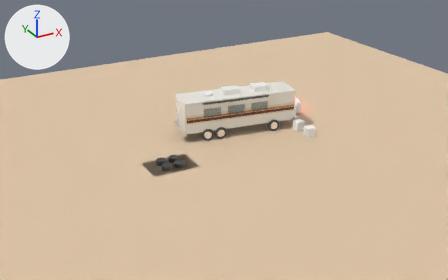
An edit to the Blender file assets/landmarks/desert_rv_cook_site.blend, drawn before and after from the same camera.
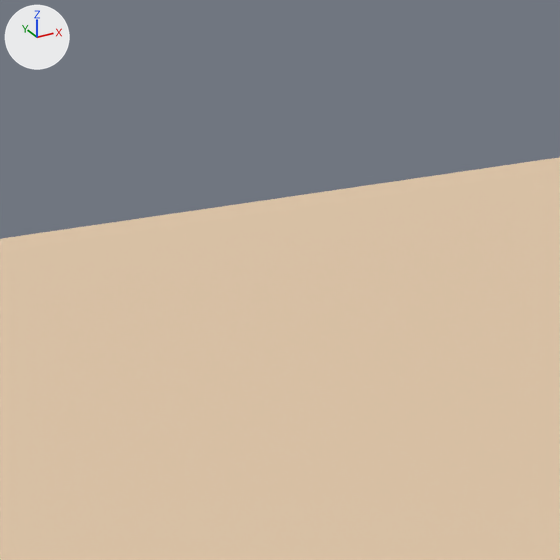
The first picture shows the older version from a camera (50 mm lens) standing at (-23.7, -41.0, 19.8) and looking at (-1.1, 0.0, -0.7). The close-ups show the older and then the newer version on the part from 0% to 29% of the width and 8% to 55% of the height of that picture. Only the edits that show in the close-ups are written down. The axes (+X, +Y, +Z) are drawn at upper left. The lights are the same throughout.

Names of what the first close-up shows: 'Desert_RV_CookSite_mesa_base'.
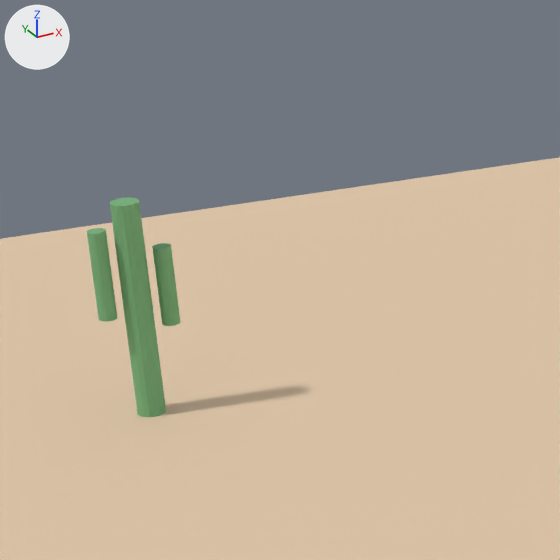
Boxes [x1, y1, x2, y2] around the edits, measured in the close-ups (560 x 560 px):
'Desert_RV_CookSite_cactus_trunk_-14.0_10.0', added (green)
    after: [110, 197, 166, 417]
'Desert_RV_CookSite_carm2_-14.0_10.0', added (green)
    after: [87, 228, 117, 322]
'Desert_RV_CookSite_carm1_-14.0_10.0', added (green)
    after: [152, 243, 180, 326]

Patch to the scene script:
```diff
--- a/assets/landmarks/desert_rv_cook_site.blend.py
+++ b/assets/landmarks/desert_rv_cook_site.blend.py
@@ mat_mat_cactus_green @@
+mat_mat_cactus_green = principled_material('Mat_Cactus_Green')
+mat_mat_cactus_green.base_color = (0.18, 0.44, 0.2)  # green #76b17c
+mat_mat_cactus_green.roughness = 0.8
@@ me_desert_rv_cooksite_carm2__14_0_10_0 @@
+me_desert_rv_cooksite_carm2__14_0_10_0.from_pydata(...)  # a 16-sided cylinder along z spanning x -0.18..0.18, y -0.18..0.18, z -0.9..0.9
+me_desert_rv_cooksite_carm2__14_0_10_0.materials.append(mat_mat_cactus_green)  # green #76b17c
@@ me_desert_rv_cooksite_carm1__14_0_10_0 @@
+me_desert_rv_cooksite_carm1__14_0_10_0.from_pydata(...)  # a 16-sided cylinder along z spanning x -0.18..0.18, y -0.18..0.18, z -0.8..0.8
+me_desert_rv_cooksite_carm1__14_0_10_0.materials.append(mat_mat_cactus_green)  # green #76b17c
@@ me_desert_rv_cooksite_cactus_trunk__14_0_10_0 @@
+me_desert_rv_cooksite_cactus_trunk__14_0_10_0.from_pydata(...)  # a 16-sided cylinder along z spanning x -0.28..0.28, y -0.28..0.28, z -2.2..2.2
+me_desert_rv_cooksite_cactus_trunk__14_0_10_0.materials.append(mat_mat_cactus_green)  # green #76b17c
@@ ob_desert_rv_cooksite_carm2__14_0_10_0 @@
+ob_desert_rv_cooksite_carm2__14_0_10_0 = bpy.data.objects.new('Desert_RV_CookSite_carm2_-14.0_10.0', me_desert_rv_cooksite_carm2__14_0_10_0)
+ob_desert_rv_cooksite_carm2__14_0_10_0.parent = ob_desert_rv_cooksite
+ob_desert_rv_cooksite_carm2__14_0_10_0.location = (-14.6, 10.0, 3.0)
@@ ob_desert_rv_cooksite_carm1__14_0_10_0 @@
+ob_desert_rv_cooksite_carm1__14_0_10_0 = bpy.data.objects.new('Desert_RV_CookSite_carm1_-14.0_10.0', me_desert_rv_cooksite_carm1__14_0_10_0)
+ob_desert_rv_cooksite_carm1__14_0_10_0.parent = ob_desert_rv_cooksite
+ob_desert_rv_cooksite_carm1__14_0_10_0.location = (-13.4, 10.0, 2.6)
@@ ob_desert_rv_cooksite_cactus_trunk__14_0_10_0 @@
+ob_desert_rv_cooksite_cactus_trunk__14_0_10_0 = bpy.data.objects.new('Desert_RV_CookSite_cactus_trunk_-14.0_10.0', me_desert_rv_cooksite_cactus_trunk__14_0_10_0)
+ob_desert_rv_cooksite_cactus_trunk__14_0_10_0.parent = ob_desert_rv_cooksite
+ob_desert_rv_cooksite_cactus_trunk__14_0_10_0.location = (-14.0, 10.0, 2.2)
```
